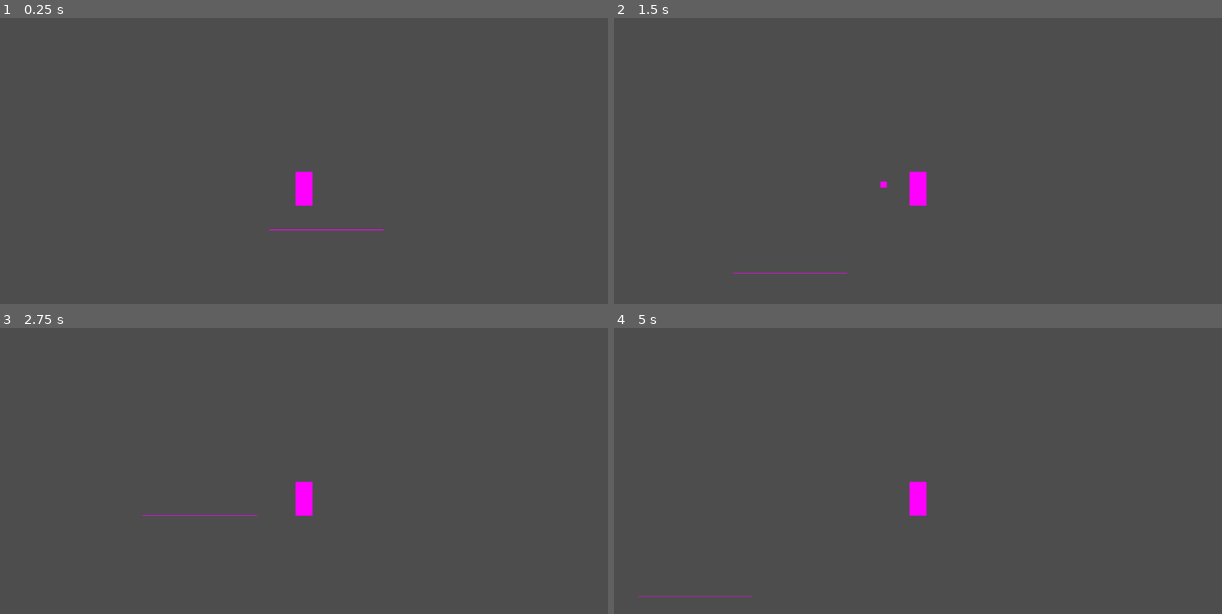
Above: before the commit, frames 1-4 (two rows, left to right).
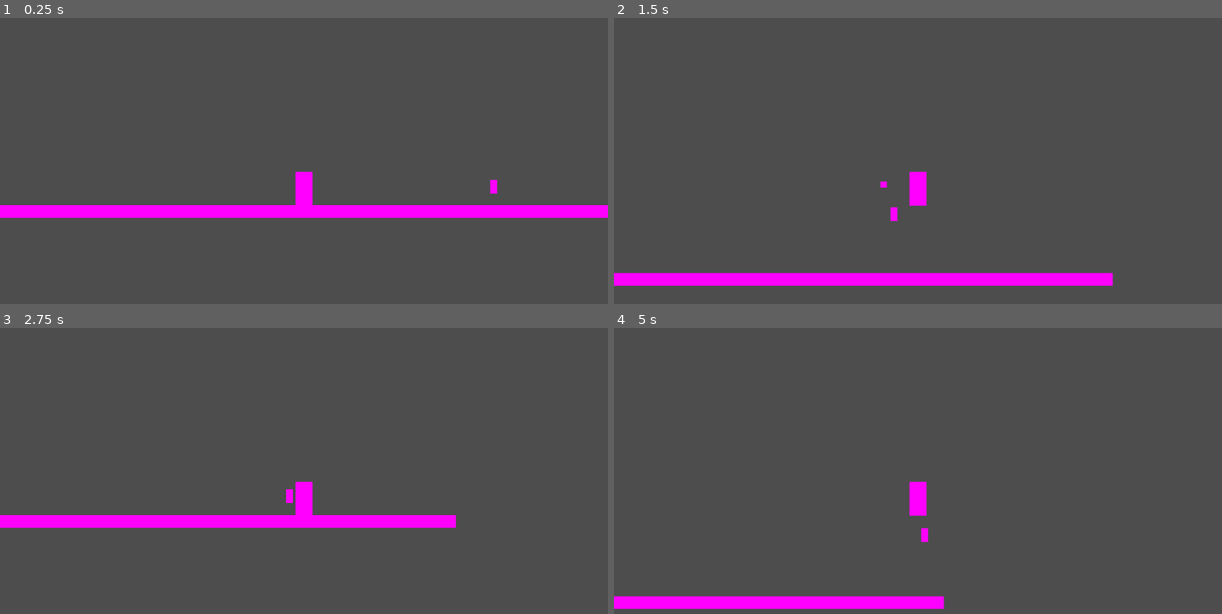
Above: after the commit, the same moments.

Repository: Christian-Lago/Transcendence-Skillbreaker
Game: Godot game, scene res://scenes/main.tscn
The game is run twice, just before and just after one commit, with the same random seed, the same clock (stepped at 60 frames per second) and the same inputs. This scene is started directly instead of the project's main scene.
Inputs (mouse positions are in pixels of both pictures, inside the frame that each line leads up to):
- Up to frame 1 (0.25 s): no input
- Up to frame 2 (1.5 s): move the mouse to (1051, 172) at 0.52 s; hold D (Right) from 0.53 s (still down); tap C (Ultimate, bound only after the commit) at 0.6 s; tap W (Up) at 0.77 s; move the mouse to (796, 206) at 1.27 s; click (796, 206) at 1.35 s
- Up to frame 3 (2.75 s): tap W (Up) at 1.52 s; tap C (Ultimate, bound only after the commit) at 1.55, 2.1 s; move the mouse to (364, 422) at 2.02 s; release D (Right) at 2.03 s; hold A (Left) from 2.03 s (still down)
- Up to frame 4 (5 s): tap Enter at 2.75 s; move the mouse to (887, 568) at 2.77 s; release A (Left) at 2.78 s; hold D (Right) 2.78-4.28 s; tap C (Ultimate, bound only after the commit) at 2.85, 3.8, 4.35 s; tap W (Up) at 3.02, 3.77, 4.52 s; move the mouse to (1100, 551) at 3.52 s; click (1100, 551) at 3.6 s; move the mouse to (735, 448) at 4.27 s; hold A (Left) from 4.28 s (still down)

The runs differ from the first frame. In frame 1, 4.6% of the frame differs, in the area x 0-100%, y 56-75%; in frame 2, 3.7%; in frame 3, 3.4%; in frame 4, 2.6%.

Commit message:
feat: energy system, ultimate, basic enemy

Diff:
--- a/project.godot
+++ b/project.godot
@@ -43,3 +43,8 @@
 "events": [Object(InputEventMouseButton,"resource_local_to_scene":false,"resource_name":"","device":-1,"window_id":0,"a …(259 unchanged characters)…
 ]
 }
+Ultimate={
+"deadzone": 0.5,
+"events": [Object(InputEventKey,"resource_local_to_scene":false,"resource_name":"","device":-1,"window_id":0,"alt_pressed":false,"shift_pressed":false,"ctrl_pressed":false,"meta_pressed":false,"pressed":false,"keycode":0,"physical_keycode":67,"key_label":0,"unicode":99,"echo":false,"script":null)
+]
+}
--- /dev/null
+++ b/scenes/enemy.tscn
@@ -0,0 +1,21 @@
+[gd_scene load_steps=4 format=3 uid="uid://b64qgq42qls3"]
+
+[ext_resource type="Script" path="res://scripts/enemy.gd" id="1_dtlav"]
+
+[sub_resource type="CapsuleShape2D" id="CapsuleShape2D_y21w1"]
+
+[sub_resource type="PlaceholderTexture2D" id="PlaceholderTexture2D_t40w3"]
+
+[node name="Enemy" type="CharacterBody2D"]
+collision_layer = 3
+script = ExtResource("1_dtlav")
+
+[node name="CollisionShape2D" type="CollisionShape2D" parent="."]
+shape = SubResource("CapsuleShape2D_y21w1")
+
+[node name="Sprite2D" type="Sprite2D" parent="."]
+position = Vector2(-0.5, 3.57628e-07)
+scale = Vector2(13, 26)
+texture = SubResource("PlaceholderTexture2D_t40w3")
+
+[node name="NavigationAgent2D" type="NavigationAgent2D" parent="."]
--- a/scenes/main.tscn
+++ b/scenes/main.tscn
@@ -1,11 +1,15 @@
-[gd_scene load_steps=3 format=3 uid="uid://51r5m3q3e5gp"]
+[gd_scene load_steps=4 format=3 uid="uid://51r5m3q3e5gp"]
 
 [ext_resource type="PackedScene" uid="uid://driysp47g8eys" path="res://scenes/player.tscn" id="1_p61yh"]
 [ext_resource type="PackedScene" uid="uid://dhap6kn7r1mde" path="res://scenes/world.tscn" id="2_uotr0"]
+[ext_resource type="PackedScene" uid="uid://b64qgq42qls3" path="res://scenes/enemy.tscn" id="3_gsu4p"]
 
 [node name="Main" type="Node2D"]
 
 [node name="Player" parent="." instance=ExtResource("1_p61yh")]
-position = Vector2(-55, -118)
+position = Vector2(-67, -59)
 
 [node name="World" parent="." instance=ExtResource("2_uotr0")]
+
+[node name="Enemy" parent="." instance=ExtResource("3_gsu4p")]
+position = Vector2(330, -34)
--- a/scenes/player.tscn
+++ b/scenes/player.tscn
@@ -9,7 +9,7 @@
 radius = 15.0
 height = 62.0
 
-[node name="Player" type="CharacterBody2D"]
+[node name="Player" type="CharacterBody2D" groups=["player"]]
 script = ExtResource("1_gl7dd")
 
 [node name="Sprite2D" type="Sprite2D" parent="."]
--- a/scenes/pressure_shot.tscn
+++ b/scenes/pressure_shot.tscn
@@ -15,3 +15,5 @@
 [node name="Sprite2D" type="Sprite2D" parent="."]
 scale = Vector2(12, 12)
 texture = SubResource("PlaceholderTexture2D_7ryo6")
+
+[connection signal="body_entered" from="." to="." method="_on_body_entered"]
--- a/scenes/world.tscn
+++ b/scenes/world.tscn
@@ -10,6 +10,6 @@
 shape = SubResource("WorldBoundaryShape2D_swnqp")
 
 [node name="Sprite2D" type="Sprite2D" parent="."]
-position = Vector2(-12.5, 0.25)
-scale = Vector2(217, 1.5)
+position = Vector2(-84, 12)
+scale = Vector2(1342, -24)
 texture = SubResource("PlaceholderTexture2D_fkwym")
--- /dev/null
+++ b/scripts/enemy.gd
@@ -0,0 +1,67 @@
+extends CharacterBody2D
+
+# Nivel del enemigo
+# Enemy level
+var enemy_level = 30
+
+# Vida del enemigo
+# Enemy health
+var health = 100.0
+
+# Velocidad del enemigo
+# Enemy speed
+const SPEED = 150.0
+
+# Referencia al jugador
+# Player reference
+var player = null
+
+# Tabla de modificadores por nivel
+# Level modifier table
+const LEVEL_MODIFIERS = [
+	[1,   50,  1.5, 0.6],
+	[51,  89,  1.0, 1.0],
+	[90,  99,  0.8, 1.2],
+	[100, 999, 0.6, 1.5],
+]
+
+func _ready():
+	# Buscar al jugador en la escena
+	# Find player in scene
+	player = get_tree().get_first_node_in_group("player")
+
+func _physics_process(delta):
+	# Si no hay jugador no hacer nada
+	# If no player do nothing
+	if player == null:
+		return
+
+	# Moverse hacia el jugador
+	# Move towards player
+	var dir = (player.global_position - global_position).normalized()
+	velocity = dir * SPEED
+	move_and_slide()
+
+func get_modifiers() -> Dictionary:
+	# Obtener modificadores según nivel
+	# Get modifiers by level
+	for m in LEVEL_MODIFIERS:
+		if enemy_level >= m[0] and enemy_level <= m[1]:
+			return {"dmg_out": m[2], "dmg_in": m[3]}
+	return {"dmg_out": 1.0, "dmg_in": 1.0}
+
+func take_damage(raw_damage: float):
+	# Aplicar modificador de daño recibido
+	# Apply damage received modifier
+	var mod = get_modifiers()
+	var final_damage = raw_damage * mod["dmg_in"]
+	health -= final_damage
+	print("Daño recibido / Damage received: ", final_damage, " | Vida / Health: ", health)
+	if health <= 0:
+		die()
+
+func die():
+	# Morir
+	# Die
+	print("Enemigo muerto / Enemy dead")
+	queue_free()
--- a/scripts/player.gd
+++ b/scripts/player.gd
@@ -30,6 +30,38 @@
 # Projectile speed
 const PROJ_SPEED = 900.0
 
+# Energía máxima
+# Max energy
+const ENERGY_MAX      = 100.0
+
+# Coste del ultimate
+# Ultimate cost
+const ENERGY_COST     = 80.0
+
+# Regeneración de energía por segundo
+# Energy regen per second
+const ENERGY_REGEN    = 5.0
+
+# Energía ganada por kill
+# Energy gained per kill
+const ENERGY_PER_KILL = 10.0
+
+# Radio del ultimate
+# Ultimate radius
+const ULT_RADIUS      = 300.0
+
+# Cooldown del ultimate
+# Ultimate cooldown
+const ULT_COOLDOWN    = 2.0
+
+# Energía actual
+# Current energy
+var energy              = 50.0
+
+# Temporizador del cooldown
+# Cooldown timer
+var ult_cooldown_timer  = 0.0
+
 # Temporizador de carga
 # Charge timer
 var charge_timer = 0.0
@@ -43,6 +75,20 @@
 	# Gravity
 	if not is_on_floor():
 		velocity.y += GRAVITY * delta
+
+	# Regenerar energía con el tiempo
+	# Regenerate energy over time
+	energy = min(ENERGY_MAX, energy + ENERGY_REGEN * delta)
+
+	# Reducir cooldown del ultimate
+	# Reduce ultimate cooldown
+	if ult_cooldown_timer > 0:
+		ult_cooldown_timer -= delta
+
+	# Activar ultimate
+	# Activate ultimate
+	if Input.is_action_just_pressed("Ultimate"):
+		_use_ultimate()
 
 	# Salto
 	# Jump
@@ -76,7 +122,7 @@
 func _fire_pressure_shot():
 	# Calcular dirección hacia el ratón
 	# Calculate direction towards mouse
-	var direction = (get_global_mouse_position() - global_position).normalized()
+	var aim_direction = (get_global_mouse_position() - global_position).normalized()
 
 	# Calcular porcentaje de carga
 	# Calculate charge percentage
@@ -86,5 +132,33 @@
 	# Instantiate the projectile
 	var proj = preload("res://scenes/pressure_shot.tscn").instantiate()
 	proj.global_position = global_position
-	proj.setup(direction, charge_pct, PROJ_SPEED, DMG_MIN, DMG_MAX, FALLOFF_START, FALLOFF_END)
+	proj.setup(aim_direction, charge_pct, PROJ_SPEED, DMG_MIN, DMG_MAX, FALLOFF_START, FALLOFF_END)
 	get_parent().add_child(proj)
+
+func _use_ultimate():
+	# Comprobar si hay suficiente energía y cooldown
+	# Check if enough energy and cooldown
+	if energy < ENERGY_COST or ult_cooldown_timer > 0:
+		return
+
+	# Gastar energía y activar cooldown
+	# Spend energy and activate cooldown
+	energy -= ENERGY_COST
+	ult_cooldown_timer = ULT_COOLDOWN
+
+	# Detectar enemigos en radio y matarlos
+	# Detect enemies in radius and kill them
+	var space = get_world_2d().direct_space_state
+	var query = PhysicsShapeQueryParameters2D.new()
+	var circle = CircleShape2D.new()
+	circle.radius = ULT_RADIUS
+	query.shape = circle
+	query.transform = Transform2D(0, global_position)
+	query.collision_mask = 2
+	var results = space.intersect_shape(query)
+	for r in results:
+		var body = r["collider"]
+		if body.has_method("die"):
+			body.die()
+
+	print("Ultimate activado / Ultimate activated")
--- a/scripts/pressure_shot.gd
+++ b/scripts/pressure_shot.gd
@@ -62,3 +62,12 @@
 	print("Daño / Damage: ", final_damage)
 
 	return final_damage
+
+func _on_body_entered(body):
+		# Comprobar si el cuerpo es un enemigo
+	# Check if body is an enemy
+	if body.has_method("take_damage"):
+		var dist = global_position.distance_to(origin)
+		var damage = _calc_damage(dist)
+		body.take_damage(damage)
+		queue_free()
